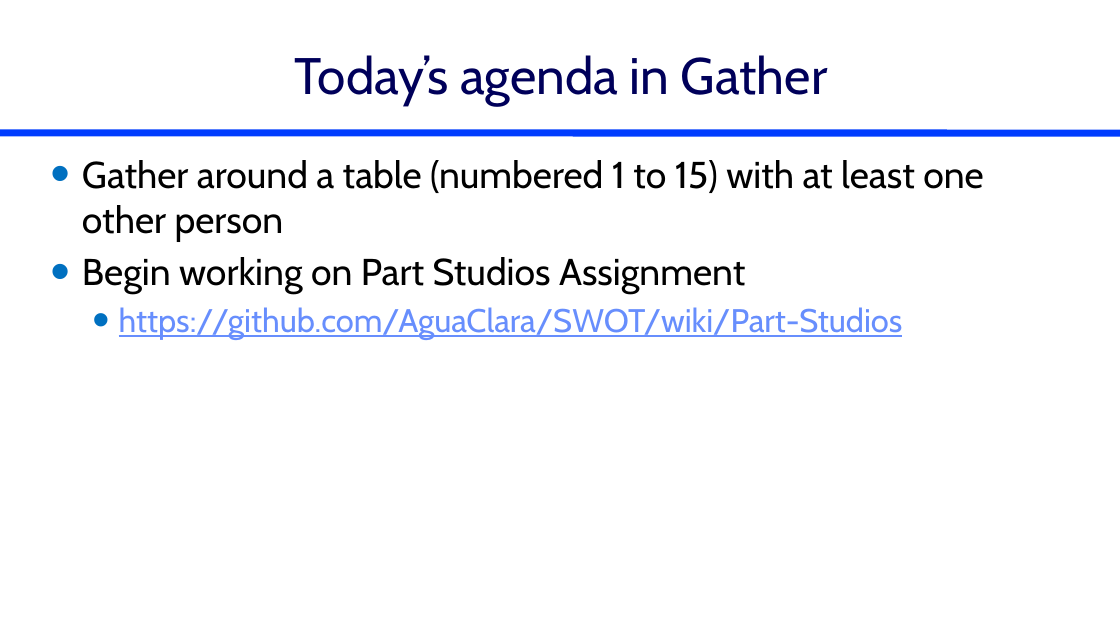
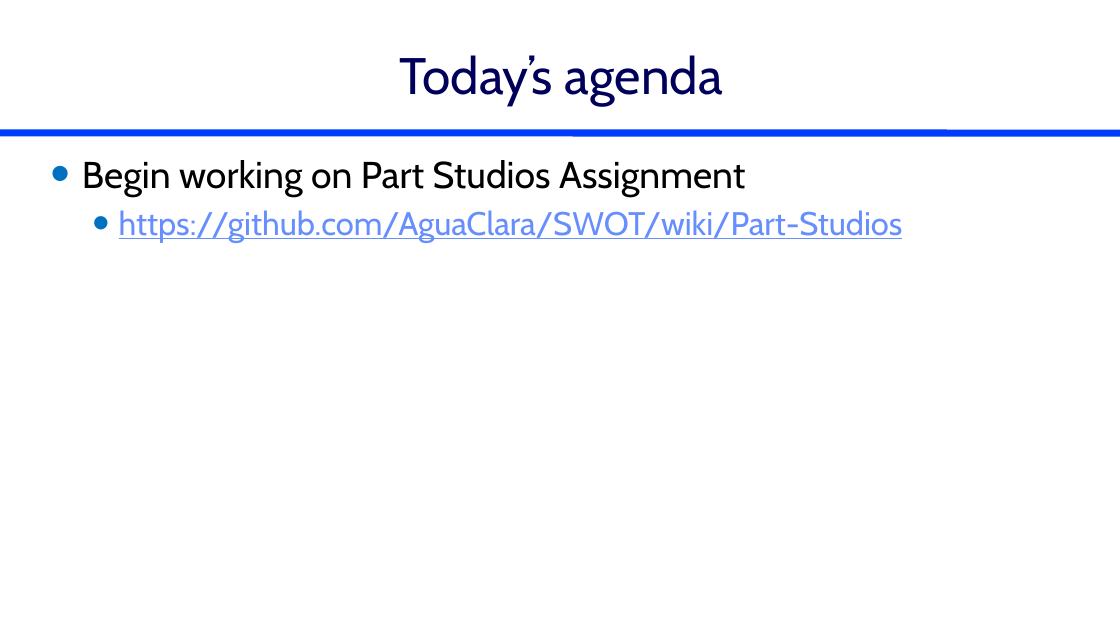
Before and after one commit to monroews/CEE4520Lectures, a slide deck: slide 12 of Discussions/Introduction.pptx. Drawn at 1120x630 pixels with LibreOffice and Linux fonts; fonts in the diff are those of the drawing. Boxes give left, top, right and bottom in pixels: in the first picture for what was removed or moved away, otherwise in the second. Text is boxed around its words. In the diff, an @@ line names an element or a change of style, - is before the commit and + after.

```diff
--- a/Discussions/Introduction.pptx
+++ b/Discussions/Introduction.pptx
@@ title at <box>399,55,723,104</box>: text changed @@
-Today’s agenda in Gather
+Today’s agenda
@@ text at <box>82,160,984,241</box>: paragraph removed @@
-• Gather around a table (numbered 1 to 15) with at least one other person
```
Also in this commit, not shown: 1 other slide changed.
